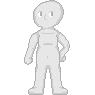
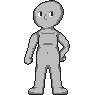
Revision of a layered (95, 95) image; what changed, layer by layer:
added group "Head" with 4 layers above "Face" over [33, 0, 64, 19]
added group "Face" with 3 layers above "Legs" over [33, 10, 64, 28]
added group "Legs" with 3 layers above "Torso" over [26, 57, 68, 95]
renamed "Layer 3" to "Base", opacity 35% → 100%, painted on it over [24, 0, 70, 95]
